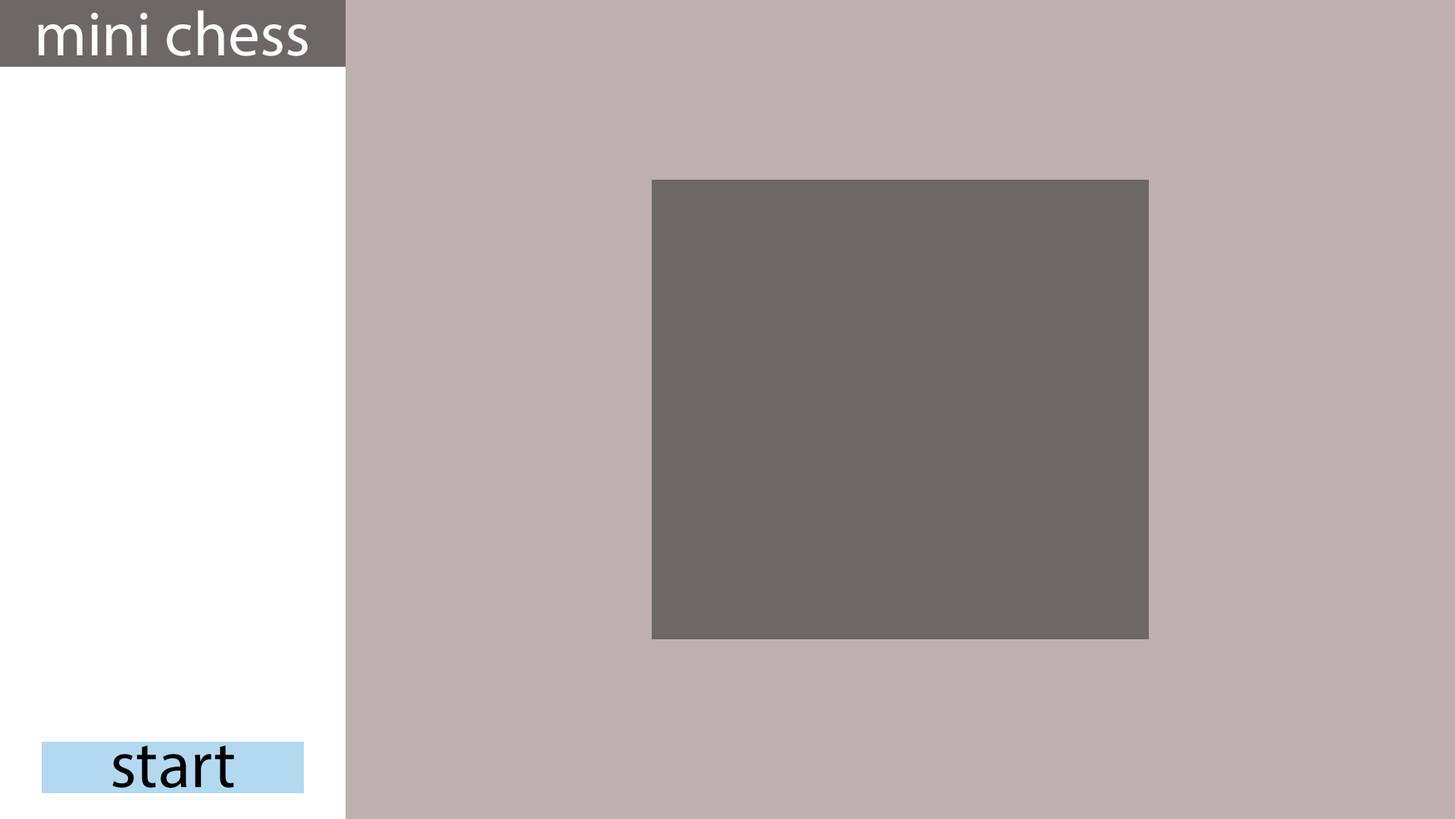
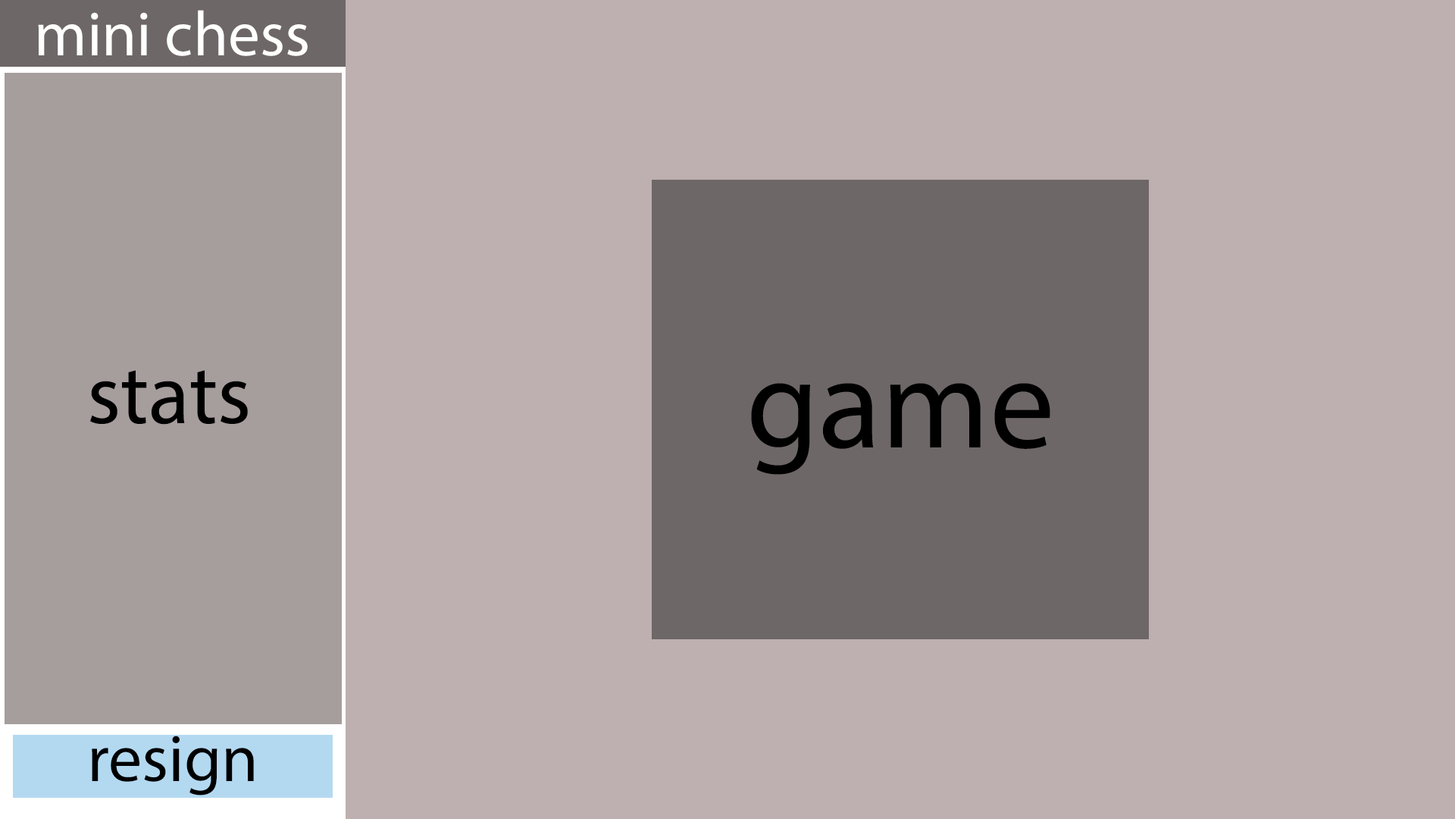
Two versions of the same layered image (1455 × 819). Layer-by-layer changes:
added layer "game" above "mini chess" over bbox(751, 382, 1051, 475)
added layer "stats" above "Layer 5" over bbox(90, 369, 248, 425)
added layer "Layer 5" above "Layer 2" over bbox(4, 72, 342, 724)
renamed "start" to "resign", painted on it over bbox(91, 735, 254, 796)
painted on "Layer 4" over bbox(12, 734, 333, 798)
